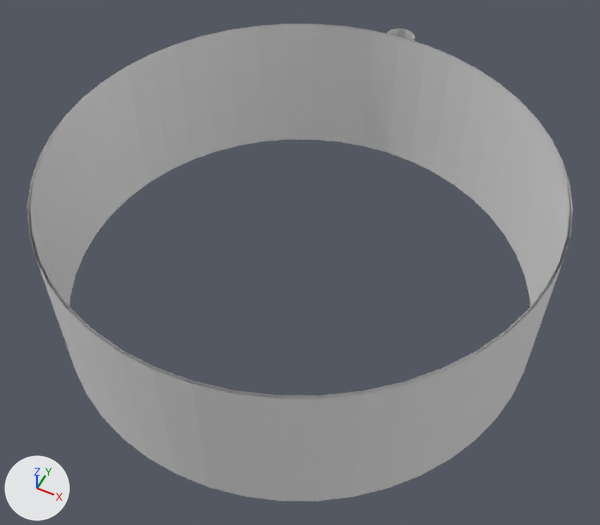
One commit to the glTF model space/src/main/resources/assets/jsspace/jsmodels/rocket/tank_3_bottom.gltf: the scene before it, then after it.
Rendered twice from a 50 mm camera at (1.56, -3.12, 4.14) aimed at (0.05, -0.1, 0.36). The axes (+X, +Y, +Z) are drawn at lower left. The lights are the same throughout. The older version comes first. Vertices at exactly the same position are counted once.

Before the edit, the objects in view are built like this:
```python
ob_c_0_0_0 = bpy.data.objects.new('c_0_0_0', me_c_0_0_0)
ob_c_0_0_0.location = (0.0, 0.0, 0.0)
ob_c_0_0_1 = bpy.data.objects.new('c_0_0_1', me_c_0_0_1)
ob_c_0_0_1.location = (0.0, 0.0, 0.0)
ob_c_0_0_2 = bpy.data.objects.new('c_0_0_2', me_c_0_0_2)
ob_c_0_0_2.location = (0.0, 0.0, 0.0)
ob_c_1_0_0 = bpy.data.objects.new('c_1_0_0', me_c_1_0_0)
ob_c_1_0_0.location = (0.0, 0.0, 0.0)
ob_c_1_0_2 = bpy.data.objects.new('c_1_0_2', me_c_1_0_2)
ob_c_1_0_2.location = (0.0, 0.0, 0.0)
ob_c_2_0_0 = bpy.data.objects.new('c_2_0_0', me_c_2_0_0)
ob_c_2_0_0.location = (0.0, 0.0, 0.0)
ob_c_2_0_1 = bpy.data.objects.new('c_2_0_1', me_c_2_0_1)
ob_c_2_0_1.location = (0.0, 0.0, 0.0)
ob_c_2_0_2 = bpy.data.objects.new('c_2_0_2', me_c_2_0_2)
ob_c_2_0_2.location = (0.0, 0.0, 0.0)
```
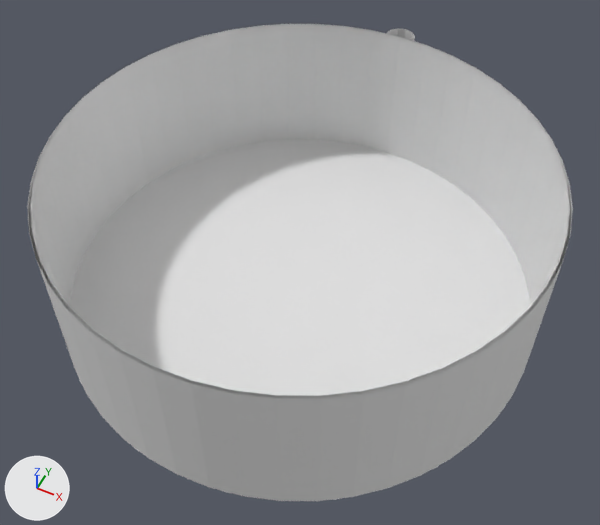
What differs and where, as boxes (x1, y1, x2, y2) in the pictures (600 x 525 px):
'c_1_0_0', reshaped (45% wider, 53% taller)
    before: (323, 25, 467, 180)
    after: (268, 24, 477, 261)
'c_0_0_1', reshaped (94% wider, 25% taller)
    before: (43, 60, 161, 266)
    after: (38, 55, 268, 313)
'c_1_0_2', reshaped (42% wider)
    before: (75, 315, 266, 499)
    after: (66, 308, 337, 501)
'c_0_0_0', reshaped (25% taller)
    before: (140, 24, 327, 175)
    after: (142, 24, 326, 213)
'c_2_0_2', reshaped
    before: (259, 323, 517, 501)
    after: (261, 323, 514, 501)
'c_2_0_0', reshaped (35% wider)
    before: (446, 63, 571, 307)
    after: (401, 65, 570, 307)
'c_1_0_1', added
    after: (194, 214, 400, 372)
'c_2_0_1', reshaped (159% wider, 7% taller)
    before: (483, 194, 573, 432)
    after: (338, 185, 573, 440)
'c_0_0_2', reshaped (100% wider)
    before: (27, 150, 110, 424)
    after: (27, 151, 194, 416)
part 1 of me_c_0_0_0, built on
    before: (140, 24, 327, 60)
    after: (162, 140, 322, 213)
part 2 of me_c_0_0_1, added
    after: (38, 55, 268, 313)
part 3 of me_c_0_0_2, built on
    before: (38, 150, 110, 424)
    after: (70, 267, 194, 386)
part 4 of me_c_1_0_0, added
    after: (268, 24, 477, 261)
part 5 of me_c_1_0_2, added
    after: (66, 308, 337, 501)
part 6 of me_c_2_0_0, built on
    before: (467, 63, 571, 198)
    after: (401, 180, 530, 307)
part 7 of me_c_2_0_1, added
    after: (338, 185, 571, 440)
part 8 of me_c_2_0_2, built on
    before: (259, 325, 517, 501)
    after: (325, 372, 438, 500)

The change, as a list of edits to the scene's bpy script:
```text
Change me_c_0_0_0:
    remove me_c_0_0_0.from_pydata(...)  # 38 vertices, 34 faces; spans x -1.403..-0.5, y 0.5..1.403, z 0.0..1.0
    add me_c_0_0_0.from_pydata(...)  # 50 vertices, 50 faces; spans x -1.4..-0.5, y 0.5..1.4, z 0.0..1.0
    me_c_0_0_0 part 1
    3 vertices are removed from x -1.403..-0.5, y 0.5..1.403, z 0.0..1.0
    4 faces are deleted
    1 vertex moves from x -0.5, y 1.403, z 0.0 to x -0.5, y 1.4, z 0.0
    15 vertices are added at x -1.4..-0.5, y 0.5..1.241, z 0.0
    20 new faces join them
Change me_c_0_0_1:
    remove me_c_0_0_1.from_pydata(...)  # 28 vertices, 24 faces; spans x -1.492..-1.387, y -0.5..0.5, z 0.0..1.0
    add me_c_0_0_1.from_pydata(...)  # 56 vertices, 56 faces; spans x -1.492..-0.5, y -0.571..0.571, z 0.0..1.0
    me_c_0_0_1 part 2
    28 vertices are added at x -1.464..-0.5, y -0.571..0.571, z 0.0..1.0
    32 new faces join them
Change me_c_0_0_2:
    remove me_c_0_0_2.from_pydata(...)  # 38 vertices, 34 faces; spans x -1.403..-0.5, y -1.403..-0.5, z 0.0..1.0
    add me_c_0_0_2.from_pydata(...)  # 50 vertices, 50 faces; spans x -1.4..-0.5, y -1.4..-0.5, z 0.0..1.0
    me_c_0_0_2 part 3
    3 vertices are removed from x -1.403..-0.5, y -1.403..-0.5, z 0.0..1.0
    4 faces are deleted
    1 vertex moves from x -1.403, y -0.5, z 0.0 to x -1.4, y -0.5, z 0.0
    15 vertices are added at x -1.241..-0.5, y -1.4..-0.5, z 0.0
    20 new faces join them
Change me_c_1_0_0:
    remove me_c_1_0_0.from_pydata(...)  # 66 vertices, 58 faces; spans x -0.5..0.5, y 1.387..1.592, z 0.0..1.0
    add me_c_1_0_0.from_pydata(...)  # 97 vertices, 94 faces; spans x -0.571..0.571, y 0.5..1.592, z 0.0..1.0
    me_c_1_0_0 part 4
    31 vertices are added at x -0.571..0.571, y 0.5..1.492, z 0.0..1.0
    36 new faces join them
Change me_c_1_0_2:
    remove me_c_1_0_2.from_pydata(...)  # 30 vertices, 26 faces; spans x -0.5..0.5, y -1.492..-1.387, z 0.0..1.0
    add me_c_1_0_2.from_pydata(...)  # 58 vertices, 58 faces; spans x -0.571..0.571, y -1.492..-0.5, z 0.0..1.0
    me_c_1_0_2 part 5
    28 vertices are added at x -0.571..0.571, y -1.464..-0.5, z 0.0..1.0
    32 new faces join them
Change me_c_2_0_0:
    remove me_c_2_0_0.from_pydata(...)  # 519 vertices, 538 faces; spans x 0.5..1.403, y 0.5..1.403, z 0.0..1.0
    add me_c_2_0_0.from_pydata(...)  # 531 vertices, 554 faces; spans x 0.5..1.4, y 0.5..1.4, z 0.0..1.0
    me_c_2_0_0 part 6
    2 vertices are removed from x 0.5..1.403, y 0.5..1.403, z 1.0
    4 faces are deleted
    2 vertices move from x 0.5..1.403, y 0.5..1.403, z 0.0 to x 0.5..1.4, y 0.5..1.4, z 0.0
    14 vertices are added at x 0.5..1.241, y 0.5..1.241, z 0.0
    20 new faces join them
Change me_c_2_0_1:
    remove me_c_2_0_1.from_pydata(...)  # 32 vertices, 24 faces; spans x 1.387..1.492, y -0.5..0.5, z 0.0..1.0
    add me_c_2_0_1.from_pydata(...)  # 62 vertices, 56 faces; spans x 0.5..1.492, y -0.571..0.571, z 0.0..1.0
    me_c_2_0_1 part 7
    30 vertices are added at x 0.5..1.464, y -0.571..0.571, z 0.0..1.0
    32 new faces join them
Change me_c_2_0_2:
    remove me_c_2_0_2.from_pydata(...)  # 38 vertices, 34 faces; spans x 0.5..1.403, y -1.403..-0.5, z 0.0..1.0
    add me_c_2_0_2.from_pydata(...)  # 50 vertices, 50 faces; spans x 0.5..1.4, y -1.4..-0.5, z 0.0..1.0
    me_c_2_0_2 part 8
    3 vertices are removed from x 0.5..1.403, y -1.403..-0.5, z 0.0..1.0
    4 faces are deleted
    1 vertex moves from x 0.5, y -1.403, z 0.0 to x 0.5, y -1.4, z 0.0
    15 vertices are added at x 0.5..1.4, y -1.241..-0.5, z 0.0
    20 new faces join them
Add ob_c_1_0_1:
    ob_c_1_0_1 = bpy.data.objects.new('c_1_0_1', me_c_1_0_1)  # 35 vertices, 33 faces; spans x -0.5..0.5, y -0.5..0.5, z 0.0
    ob_c_1_0_1.location = (0.0, 0.0, 0.0)
```
